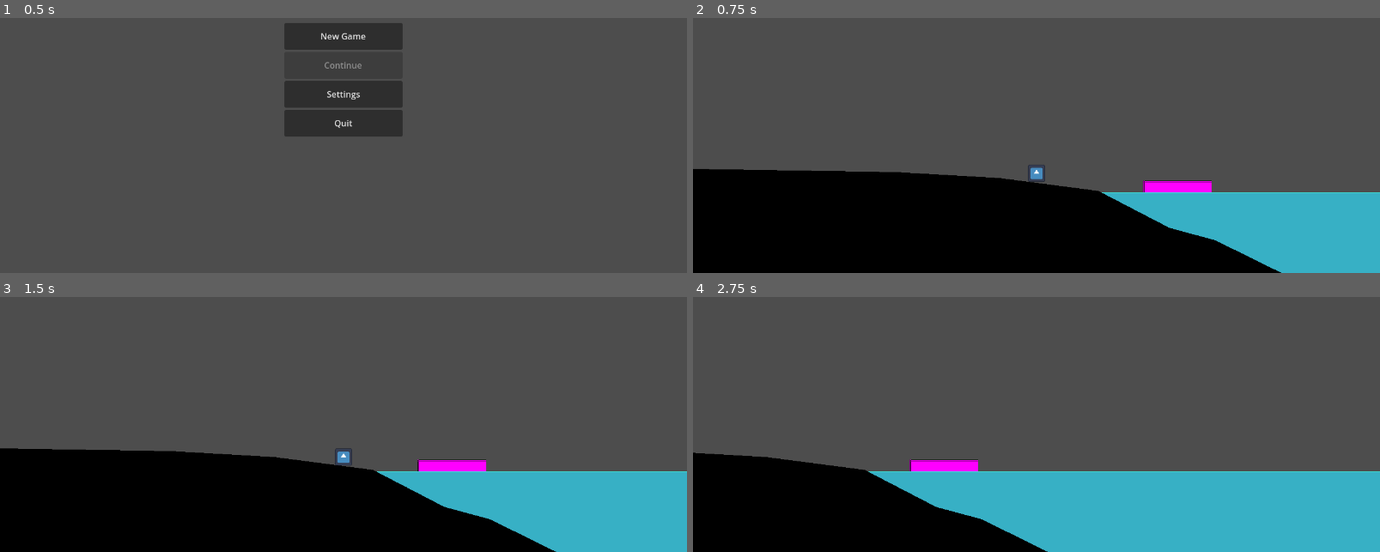
Above: before the commit, frames 1-4 (two rows, left to right).
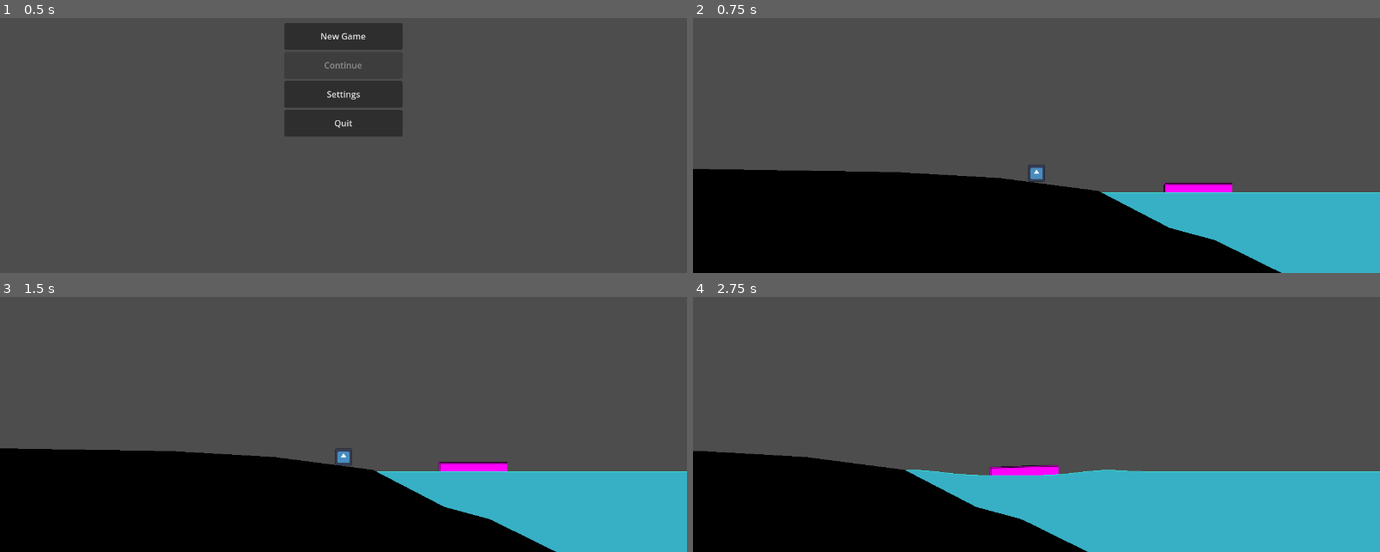
Above: after the commit, the same moments.

Repository: comma-elsewhere/trick-or-treat
Game: Godot game, scene res://scenes/levels/main_menu.tscn
Two runs of this game, one before a commit and one after it. Both use one fixed random seed, a clock stepped at 60 frames per second and the inputs below. The engine's default icon, where the game draws it, is replaced by a stand-in: a white triangle on a blue panel in a dark square.
Inputs:
- Up to frame 1 (0.5 s): no input
- Up to frame 2 (0.75 s): click "New Game" at 0.5 s
- Up to frame 3 (1.5 s): tap Enter (ui_accept) at 1.25 s; hold D (right) from 1.28 s (still down); tap S (fishing_rod) at 1.35 s
- Up to frame 4 (2.75 s): keep holding D (right); tap W (jump) at 1.52, 2.27 s; tap E (interact) at 2.1 s

Frame 1 is identical in both runs. In frame 2, 0.4% of the frame differs, in the area x 65-79%, y 63-69%; in frame 3, 0.4%; in frame 4, 3.4%, in the area x 0-66%, y 60-100%.

Commit message:
BOAT PHYSICS

Diff:
--- a/project.godot
+++ b/project.godot
@@ -38,6 +38,7 @@
 CanSplash=""
 Player=""
 Boat=""
+Water=""
 
 [input]
 
--- a/scenes/levels/level.tscn
+++ b/scenes/levels/level.tscn
@@ -7,7 +7,7 @@
 
 [node name="Level" type="Node2D"]
 
-[node name="Water" type="Node2D" parent="."]
+[node name="Water" type="Node2D" parent="." groups=["Water"]]
 z_index = 1
 position = Vector2(0, -60)
 script = ExtResource("1_ksju7")
@@ -44,4 +44,5 @@
 
 [node name="Boat" parent="." instance=ExtResource("4_xb4v1")]
 z_index = 0
-position = Vector2(218, -34)
+position = Vector2(257, -30)
+pos_y = -30.0
--- a/scenes/prefabs/player.tscn
+++ b/scenes/prefabs/player.tscn
@@ -8,6 +8,7 @@
 
 [node name="Player" type="CharacterBody2D" groups=["CanSplash", "Player"]]
 scale = Vector2(0.5, 0.5)
+platform_on_leave = 2
 script = ExtResource("1_tou0u")
 
 [node name="CollisionShape2D" type="CollisionShape2D" parent="."]
--- a/scripts/classes/water.gd
+++ b/scripts/classes/water.gd
@@ -143,7 +143,6 @@
 	var index: int = int(clamp(local_x_pos / segment_width, 0, segment_count - 1))
 	segment_data[index]["velocity"] = splash_velocity
 	recently_splashed = true
-	GSig.rock_the_boat.emit(splash_pos, splash_velocity)
 	set_process(true)
 
 func _on_body_entered(body: Node2D) -> void:
--- a/scripts/global/global_signals.gd
+++ b/scripts/global/global_signals.gd
@@ -1,3 +1 @@
 extends Node
-
-signal rock_the_boat
--- a/scripts/misc/boat.gd
+++ b/scripts/misc/boat.gd
@@ -2,34 +2,46 @@
 
 @export var pos_y: float = -34.0
 
+@onready var water: Water = get_tree().get_first_node_in_group("Water")
+
 const SPEED: float = 150.0
 
 var player_in_boat: bool = false
+var dist_to_water: float
+var segment_length: float
 
 func _ready() -> void:
-	GSig.rock_the_boat.connect(boat_rocking)
+	var_setup()
 
-func _physics_process(_delta: float) -> void:
-	global_position.y = pos_y
+func _physics_process(delta: float) -> void:
+	dist_to_water = global_position.distance_to(water.global_position)
+	var segment_index = int(dist_to_water / segment_length)
+	global_position.y = water.segment_data[segment_index].height - 30.0
+
+	var dy = water.segment_data[segment_index+1].height - water.segment_data[segment_index - 1].height
+	var angle = atan2(dy,segment_length*2)
+	rotation = lerp_angle(rotation, angle, 0.1)
 
 	if player_in_boat:
 		var dir:= Input.get_axis("left","right")
 		if dir:
 			velocity.x = dir * SPEED
 		else:
-			velocity.x = lerp(velocity.x, 0.0, 0.2)
+			velocity.x = lerp(velocity.x, 0.0, 0.2*delta)
 	else:
 		velocity.x = lerp(velocity.x, 0.0, 0.5)
 
 	move_and_slide()
 
-func boat_rocking(_splash_pos: Vector2, _splash_velocity: float) -> void:
-	pass
-
+func var_setup():
+	segment_length = water.water_size.x / (water.segment_count - 1)
 
 func _on_area_2d_body_entered(body: Node2D) -> void:
 	if body.is_in_group("Player"):
+		body.velocity.x = 0.0
 		player_in_boat = true
+		if body.has_method("enable_fishing"):
+			body.enable_fishing()
 
 
 func _on_area_2d_body_exited(body: Node2D) -> void:
--- a/scripts/misc/player.gd
+++ b/scripts/misc/player.gd
@@ -27,3 +27,6 @@
 			velocity.x = move_toward(velocity.x, 0, SPEED)
 
 	move_and_slide()
+
+func enable_fishing():
+	pass
